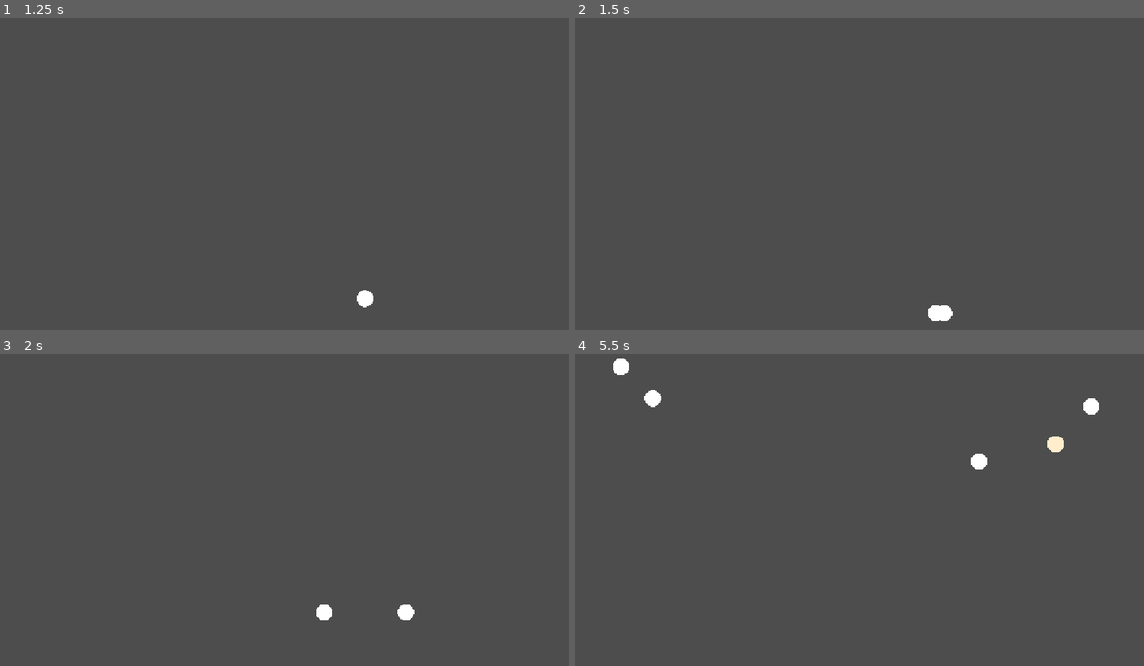
Above: before the commit, frames 1-4 (two rows, left to right).
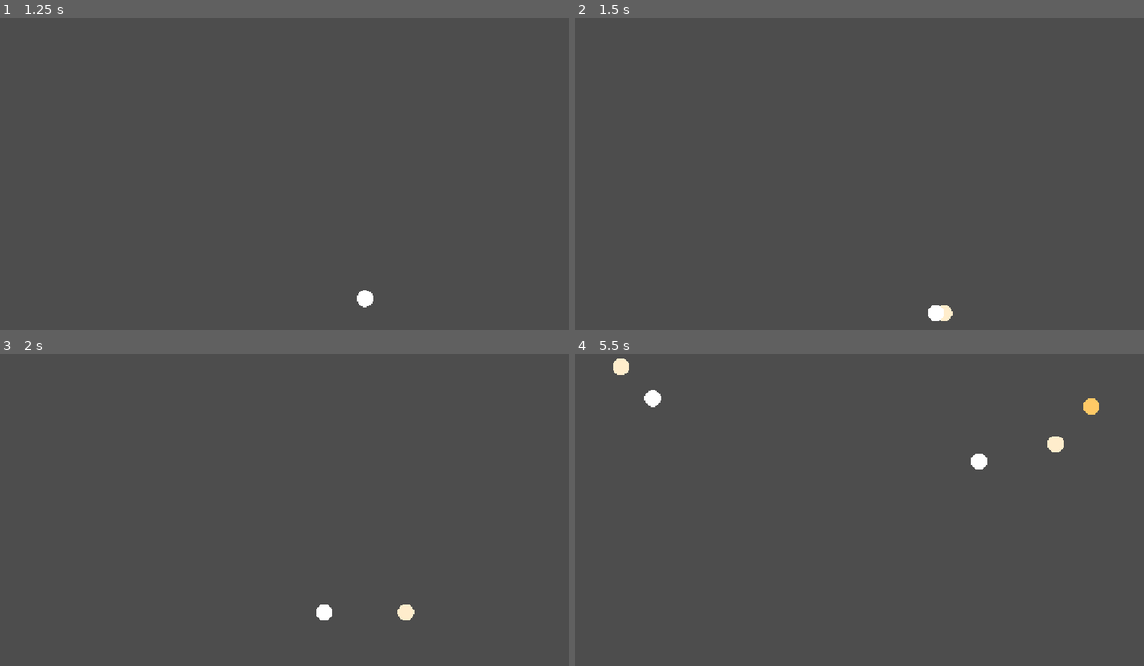
Above: after the commit, the same moments.

Repository: ThisIsSomeone/MusicBox
Game: Godot game, scene res://Scenes/TestZone.tscn
The game is run twice, just before and just after one commit, with the same random seed, the same clock (stepped at 60 frames per second) and the same inputs.
Inputs:
- Up to frame 1 (1.25 s): no input
- Up to frame 2 (1.5 s): no input
- Up to frame 3 (2 s): no input
- Up to frame 4 (5.5 s): no input

Frame 1 is identical in both runs. In frame 2, less than 0.1% of the frame differs, in the area x 64-67%, y 92-98%; in frame 3, 0.1%; in frame 4, 0.2%, in the area x 6-93%, y 1-20%.

Commit message:
Proper Health

Diff:
--- a/Objects/BallBouncesSplitsBetterAndPops/better_bouncing.gd
+++ b/Objects/BallBouncesSplitsBetterAndPops/better_bouncing.gd
@@ -84,6 +84,7 @@
 		_bounce_off_wall(collision)
 		_consume_bounce()
 
+
 func _bounce_off_wall(collision: KinematicCollision2D) -> void:
 	velocity = velocity.bounce(
 		collision.get_normal()
@@ -129,6 +130,7 @@
 
 	# Remove any overlap.
 	_separate_from_ball(other_ball, collision_normal)
+
 
 func _separate_from_ball(
 	other_ball: CharacterBody2D,
@@ -151,6 +153,7 @@
 	global_position += correction
 	other_ball.global_position -= correction
 
+
 func _split_ball(collision: KinematicCollision2D) -> void:
 	var normal := collision.get_normal()
 
@@ -182,6 +185,9 @@
 	global_position = spawn_pos + dir1 * child_separation
 	velocity = dir1 * speed
 	split_cooldown = split_cooldown_duration
+
+	# The wall impact costs the original ball one health.
+	_consume_bounce()
 
 	# Defer creation of the second ball so we don't modify
 	# the physics scene tree in the middle of a physics callback.
@@ -251,12 +257,14 @@
 			Color.RED
 		)
 
+
 func _consume_bounce() -> void:
 	health -= 1
 	_update_health_color()
 
 	if health <= 0:
 		queue_free()
+
 
 func _update_health_color() -> void:
 	if starting_health <= 0:
